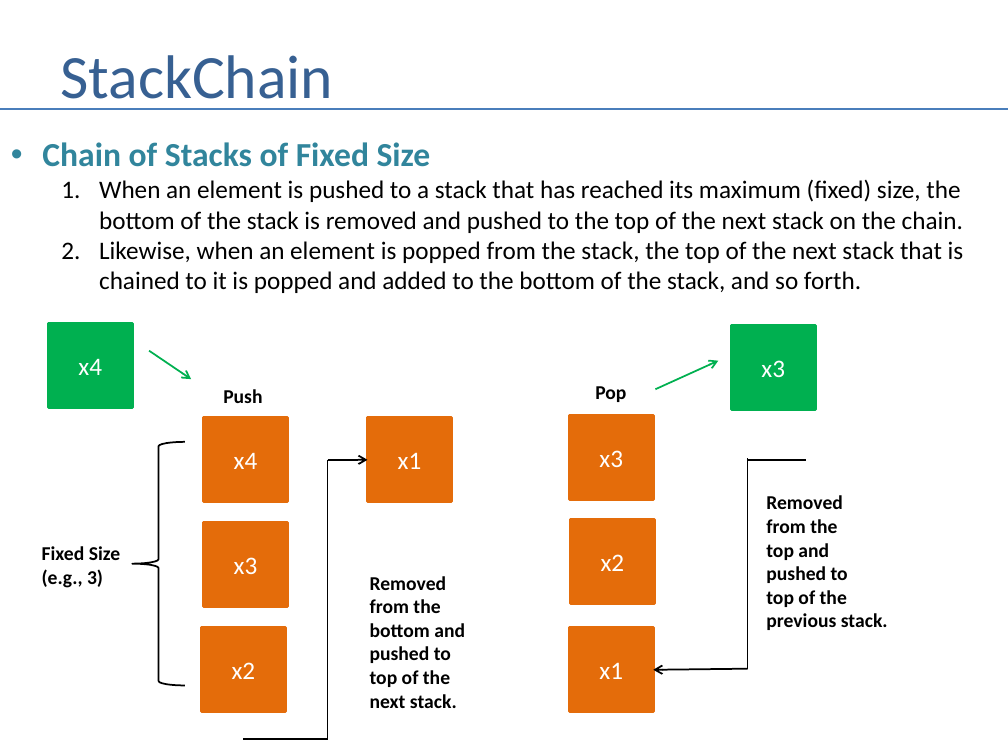
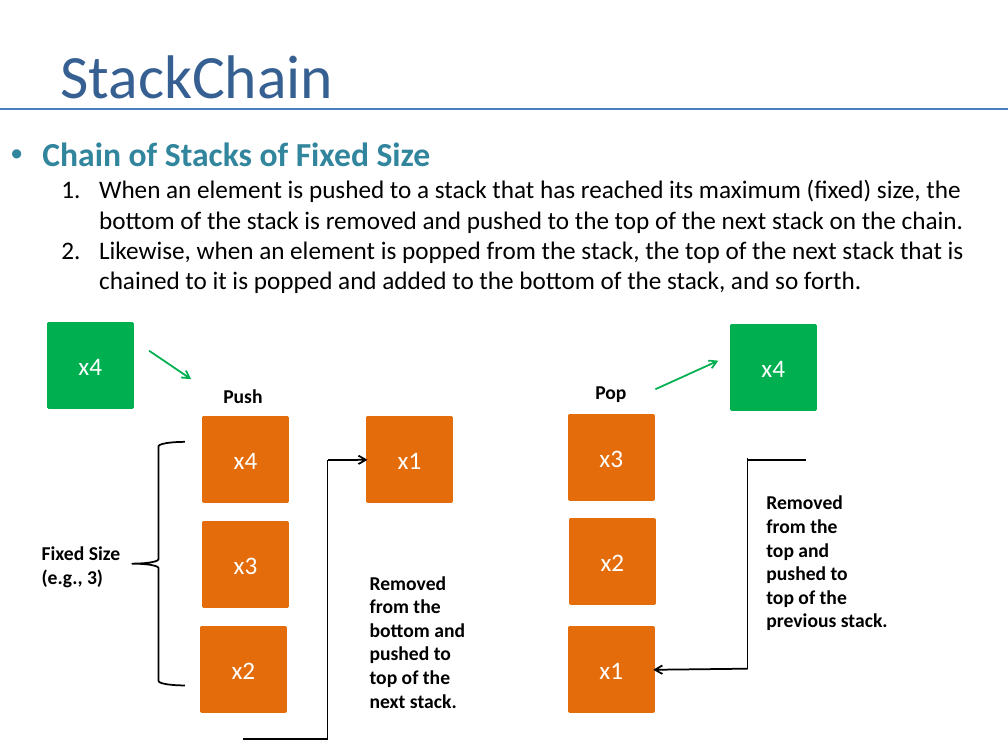
Before and after one commit to andrewferlitsch/Portland-Data-Science-Group, a slide deck: slide 31 of Presentations/Whiteboarding.pptx. Drawn at 1008x756 pixels with LibreOffice and Linux fonts; fonts in the diff are those of the drawing. Boxes give left, top, right and bottom in pixels: in the first picture for what was removed or moved away, otherwise in the second. Text is boxed around its words. In the diff, an @@ line names an element or a change of style, - is before the commit and + after.

Commit message:
fix typos in whiteboarding presentation

```diff
--- a/Presentations/Whiteboarding.pptx
+++ b/Presentations/Whiteboarding.pptx
@@ text in rectangle at (761, 360, 785, 377): text changed @@
-x3
+x4
```
Also in this commit, not shown: 8 other slides changed.
